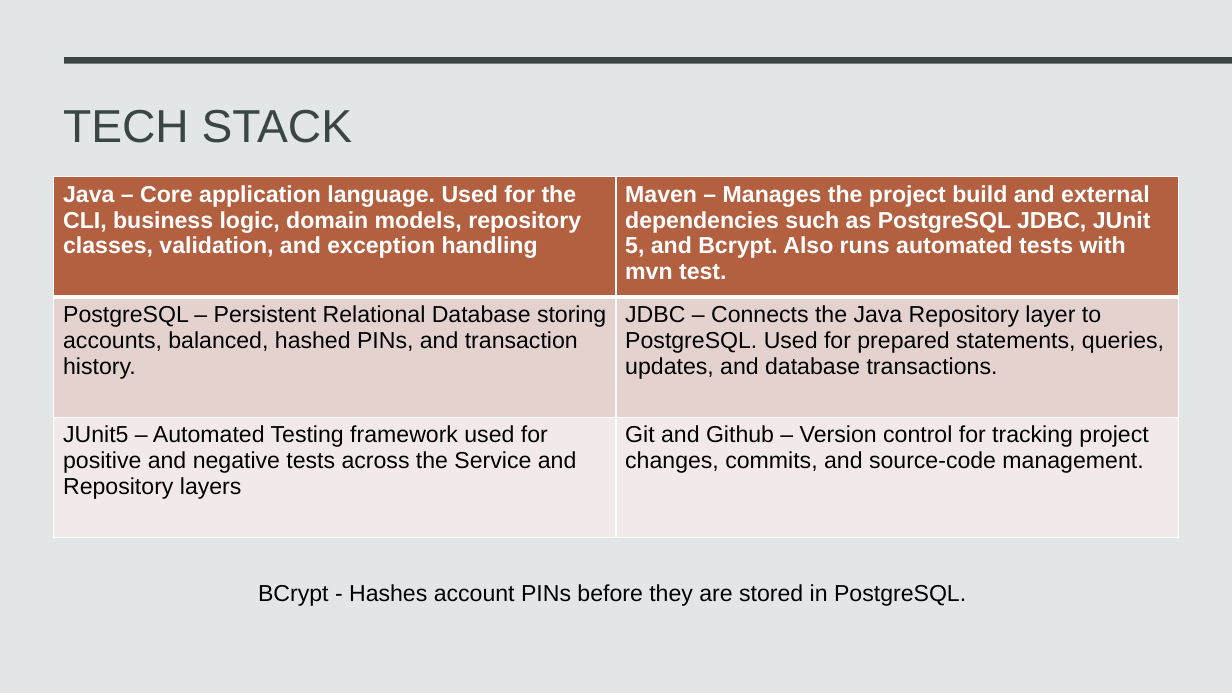
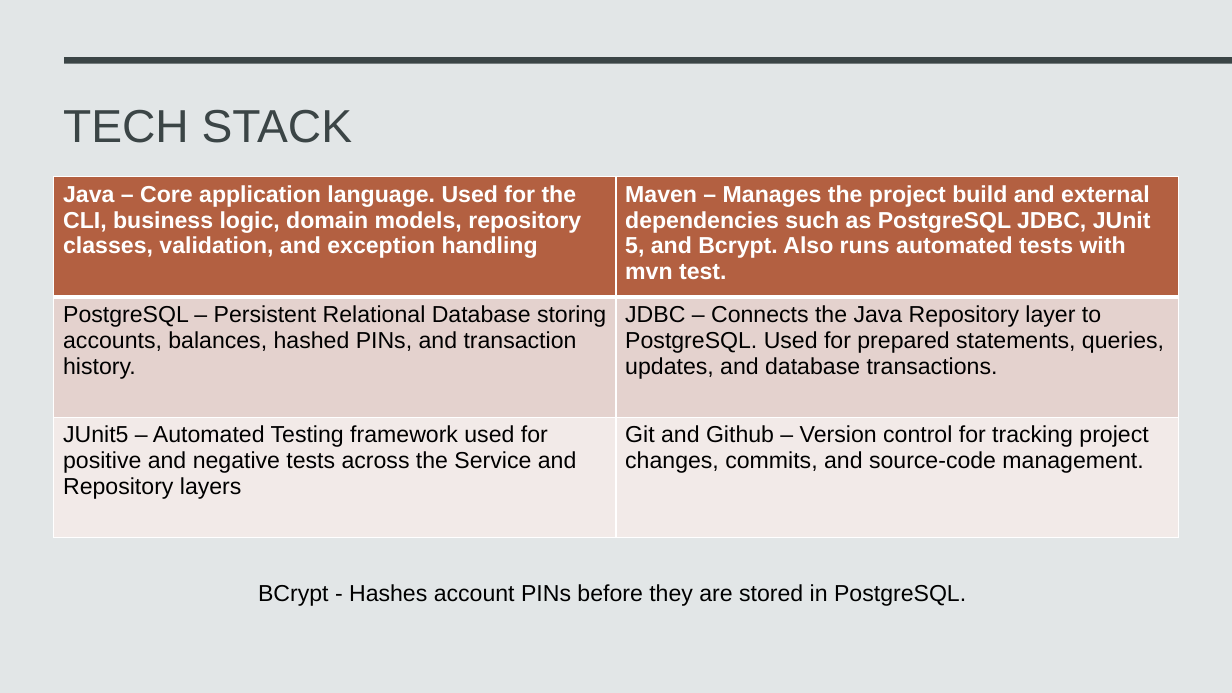
Before and after one commit to AryamanTomer/Project-1, a slide deck: slide 5 of Project1.pptx. Drawn at 1232x693 pixels with LibreOffice and Linux fonts; fonts in the diff are those of the drawing. Boxes give left, top, right and bottom in pixels: in the first picture for what was removed or moved away, otherwise in the second. Text is boxed around its words. In the diff, an @@ line names an element or a change of style, - is before the commit and + after.

```diff
--- a/Project1.pptx
+++ b/Project1.pptx
@@ table at bbox=[54, 177, 1177, 538] @@
-row 2, column 1: PostgreSQL – Persistent Relational Database storing accounts, balanced, hashed PINs, and transaction history.
+row 2, column 1: PostgreSQL – Persistent Relational Database storing accounts, balances, hashed PINs, and transaction history.
```
Also in this commit, not shown: 1 other slide changed.
